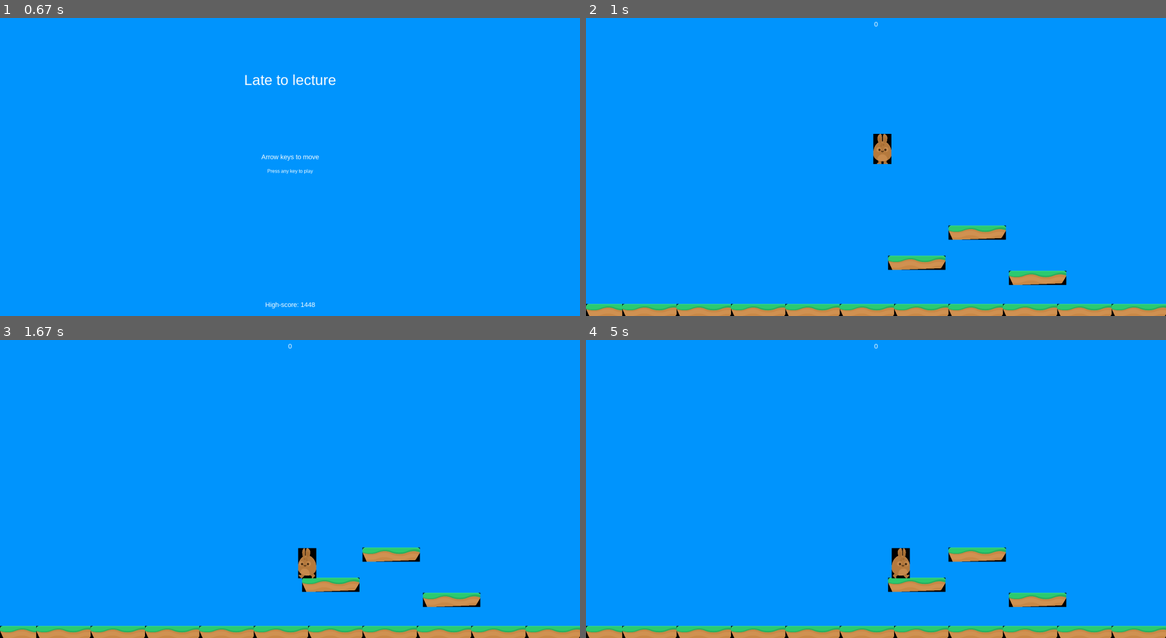
Above: before the commit, frames 1-4 (two rows, left to right).
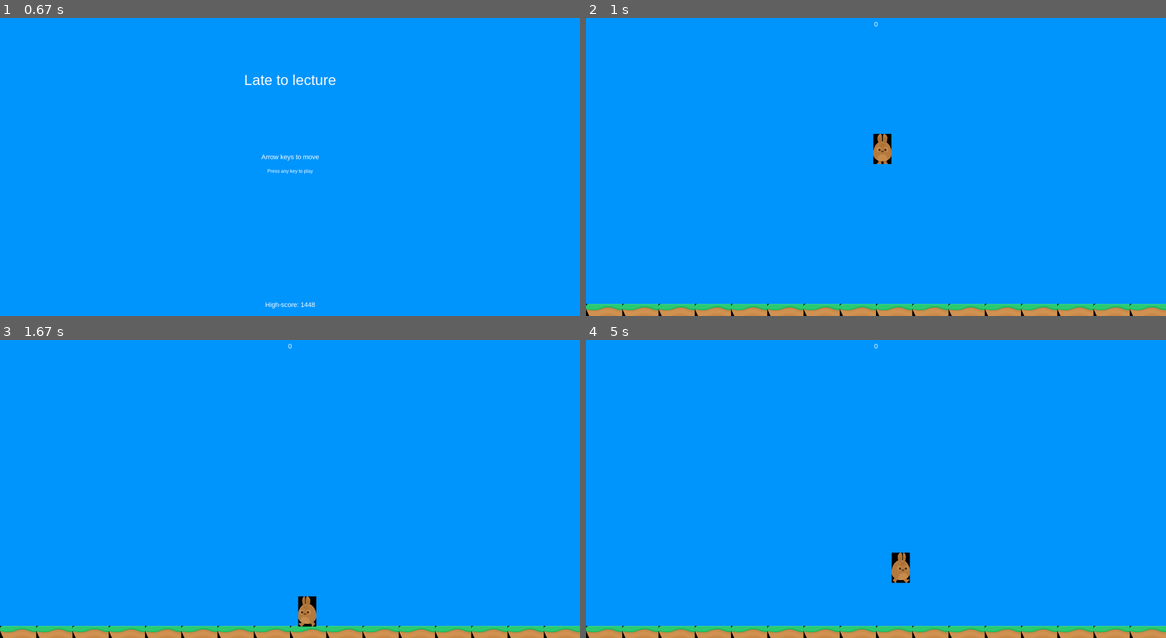
Above: after the commit, the same moments.

Repository: ThomasNose/PygameGame
Game: pygame game, started from Game.py
Same seed, same stepped clock (60 frames per second), same inputs: the game is played once before the commit and once after it.
Inputs:
- Up to frame 1 (0.67 s): hold Right from 0.33 s (still down)
- Up to frame 2 (1 s): release Right at 0.8 s; hold Right from 0.83 s (still down)
- Up to frame 3 (1.67 s): release Right at 1.3 s; hold Left from 1.33 s (still down)
- Up to frame 4 (5 s): release Left at 1.87 s; hold Left 1.9-2.3 s; hold Up 2.33-2.7 s; hold Right 2.73-3.37 s; hold Left 3.4-3.87 s; hold Right 3.9-4.37 s; hold Up 4.4-4.7 s; hold Right from 4.73 s (still down)

Frame 1 is identical in both runs. In frame 2, 2.2% of the frame differs, in the area x 12-100%, y 69-100%; in frame 3, 2.9%; in frame 4, 2.4%.

Commit message:
Add files via upload
Finally managed to get a loop working for adding the floor which I can alter to be any length I want. Works perfectly with my modified ground texture + allows for big highscores ;) 

Alter the length of the floor by changing the FOR loop in "settings.py" to be X length (default is 100) .

To add any actual platforms that aren't making up the ground you must append after the main loop in "settings.py".

Diff:
--- a/settings.py
+++ b/settings.py
@@ -19,27 +19,40 @@
 
 #starting platforms
 
-PLATFORM_LIST = [(0,HEIGHT - 40, 2*WIDTH, 40),
-                 (120,HEIGHT - 40, 2*WIDTH, 40),
-                 (300,HEIGHT - 40, 2*WIDTH, 40),
-                 (480,HEIGHT - 40, 2*WIDTH, 40),
-                 (660,HEIGHT - 40, 2*WIDTH, 40),
-                 (840,HEIGHT - 40, 2*WIDTH, 40),
-                 (1020,HEIGHT - 40, 2*WIDTH, 40),
-                 (1200,HEIGHT - 40, 2*WIDTH, 40),
-                 (1380,HEIGHT - 40, 2*WIDTH, 40),
-                 (1560,HEIGHT - 40, 2*WIDTH, 40),
-                 (1740,HEIGHT - 40, 2*WIDTH, 40),
-                 (1920,HEIGHT - 40, 2*WIDTH, 40),
-                 (2100,HEIGHT - 40, 2*WIDTH, 40),
-                 (2280,HEIGHT - 40, 2*WIDTH, 40),
-                 (2460,HEIGHT - 40, 2*WIDTH, 40),
-                 (2640,HEIGHT - 40, 2*WIDTH, 40),
-                 (2820,HEIGHT - 40, 2*WIDTH, 40),
-                 (3000,HEIGHT - 40, 2*WIDTH, 40),
-                 (1000,HEIGHT - 200, 2*WIDTH, 40),
-                 (1200,HEIGHT - 300, 2*WIDTH, 40),
-                 (1400,HEIGHT - 150, 2*WIDTH, 40)]
+
+
+#PLATFORM_LIST = [(0,HEIGHT - 40, 2*WIDTH, 40),
+#                 (120,HEIGHT - 40, 2*WIDTH, 40),
+#                 (300,HEIGHT - 40, 2*WIDTH, 40),
+#                 (480,HEIGHT - 40, 2*WIDTH, 40),
+#                 (660,HEIGHT - 40, 2*WIDTH, 40),
+#                 (840,HEIGHT - 40, 2*WIDTH, 40),
+#                 (1020,HEIGHT - 40, 2*WIDTH, 40),
+#                 (1200,HEIGHT - 40, 2*WIDTH, 40),
+#                 (1380,HEIGHT - 40, 2*WIDTH, 40),
+#                 (1560,HEIGHT - 40, 2*WIDTH, 40),
+#                 (1740,HEIGHT - 40, 2*WIDTH, 40),
+#                 (1920,HEIGHT - 40, 2*WIDTH, 40),
+#                 (2100,HEIGHT - 40, 2*WIDTH, 40),
+#                 (2280,HEIGHT - 40, 2*WIDTH, 40),
+#                 (2460,HEIGHT - 40, 2*WIDTH, 40),
+#                 (2640,HEIGHT - 40, 2*WIDTH, 40),
+#                 (2820,HEIGHT - 40, 2*WIDTH, 40),
+#                 (3000,HEIGHT - 40, 2*WIDTH, 40),
+#                 (1000,HEIGHT - 200, 2*WIDTH, 40),
+#                 (1200,HEIGHT - 300, 2*WIDTH, 40),
+#                 (1400,HEIGHT - 150, 2*WIDTH, 40)]
+
+
+#PLATFORM LIST
+PLATFORM_LIST = []
+TEST = []
+
+# THIS IS THE INITIAL PLATFORM + LOOP FOR MAKING THE FLOOR, MAKE A LIST OF APPENDS LATER ON FOR ACTUALLY ADDING OBSTACLES
+Platform = [(120,HEIGHT - 40, 2*WIDTH, 40)]
+for i in range(100):
+	    TEST = (Platform[0][0]*i,Platform[0][1],Platform[0][2],Platform[0][3])
+	    PLATFORM_LIST.append(TEST)
 
 FLOOR_LIST = [(0,HEIGHT - 40, 2*WIDTH, 40)]
 
